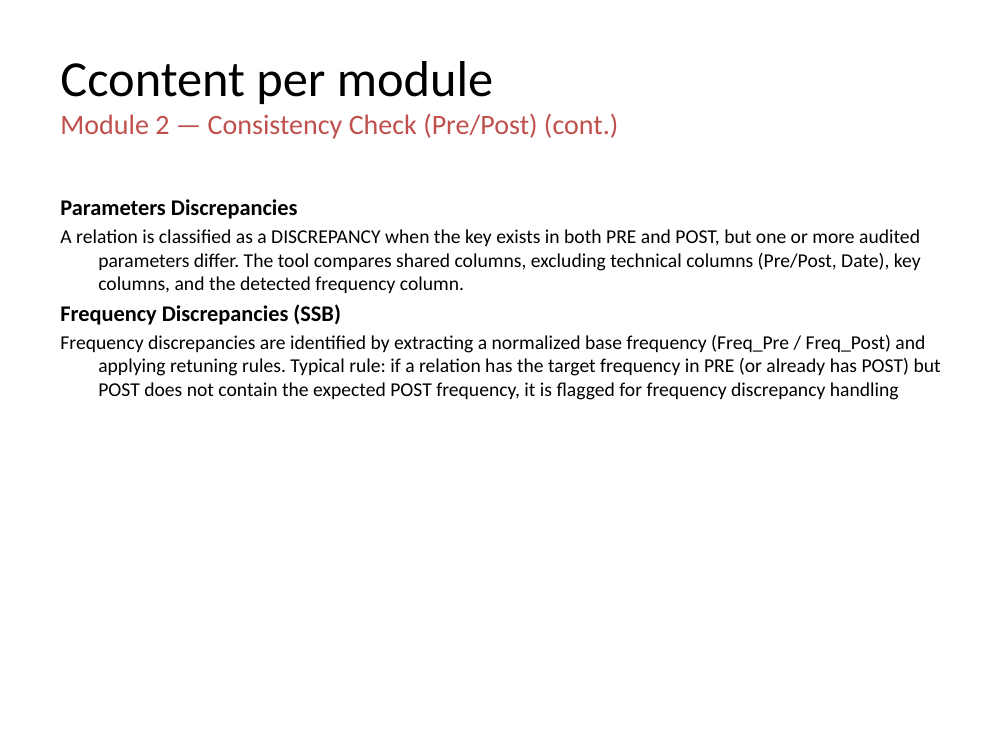
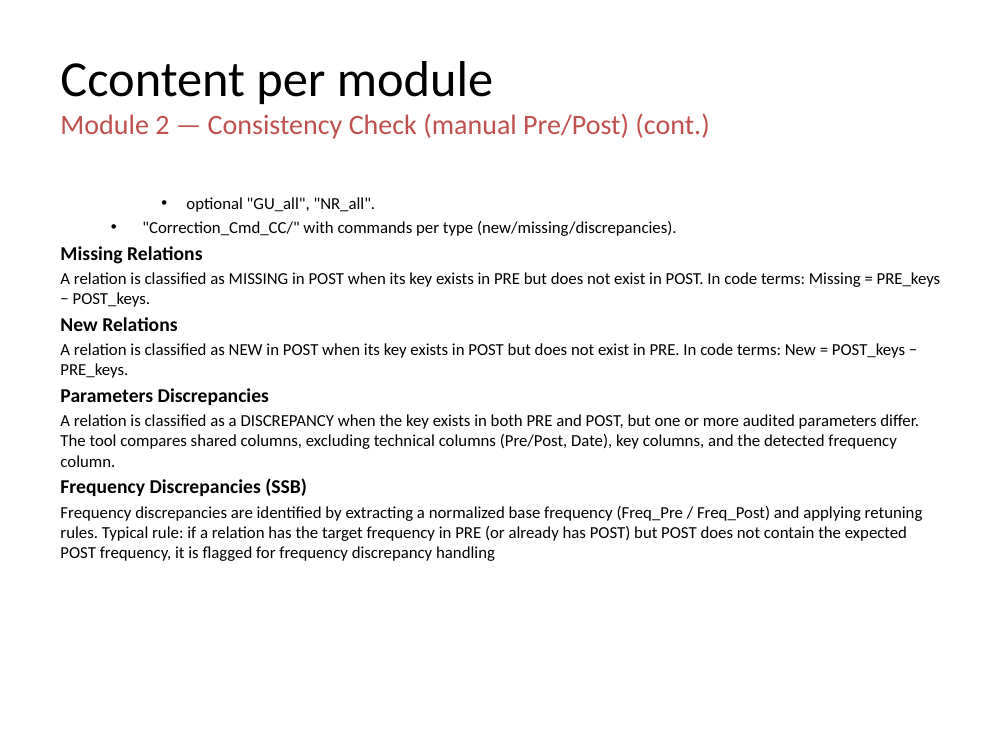
Before and after one commit to jaimetur/SSB_RetuningAutomations, a slide deck: slide 19 of help/User-Guide-SSB-Retuning-Automations-v0.7.4.pptx (slide 24 before the commit). Drawn at 1008x756 pixels with LibreOffice and Linux fonts; fonts in the diff are those of the drawing; background and template pictures are left out. Boxes give left, top, right and bottom in pixels: in the first picture for what was removed or moved away, otherwise in the second. Text is boxed around its words. In the diff, an @@ line names an element or a change of style, - is before the commit and + after.

Commit message:
- Updated Technical User Guide - Refactored tools module names

```diff
--- a/help/User-Guide-SSB-Retuning-Automations-v0.7.4.pptx
+++ b/help/User-Guide-SSB-Retuning-Automations-v0.7.4.pptx
@@ title at (x1=60, y1=114, x2=709, y2=139): text changed @@
-Module 2 — Consistency Check (Pre/Post) (cont.)
+Module 2 — Consistency Check (manual Pre/Post) (cont.)
@@ text at (x1=60, y1=197, x2=941, y2=378): paragraphs added @@
+    • optional "GU_all", "NR_all".
+  • "Correction_Cmd_CC/" with commands per type (new/missing/discrepancies).
+Missing Relations
+A relation is classified as MISSING in POST when its key exists in PRE but does not exist in POST. In code terms: Missing = PRE_keys − POST_keys.
+New Relations
+A relation is classified as NEW in POST when its key exists in POST but does not exist in PRE. In code terms: New = POST_keys − PRE_keys.
@@ text at (x1=60, y1=388, x2=923, y2=561): size 16 to 14 pt in "Parameters Discrepancies", "Frequency Discrepancies (SSB)"; size 14 to 12 pt in "A relation is classified as a DISCREPANCY ...", "Frequency discrepancies are identified by extracting a ..."; indent changed @@
```
Also in this commit, not shown: 55 other slides changed, 8 slides removed, 11 other files.
